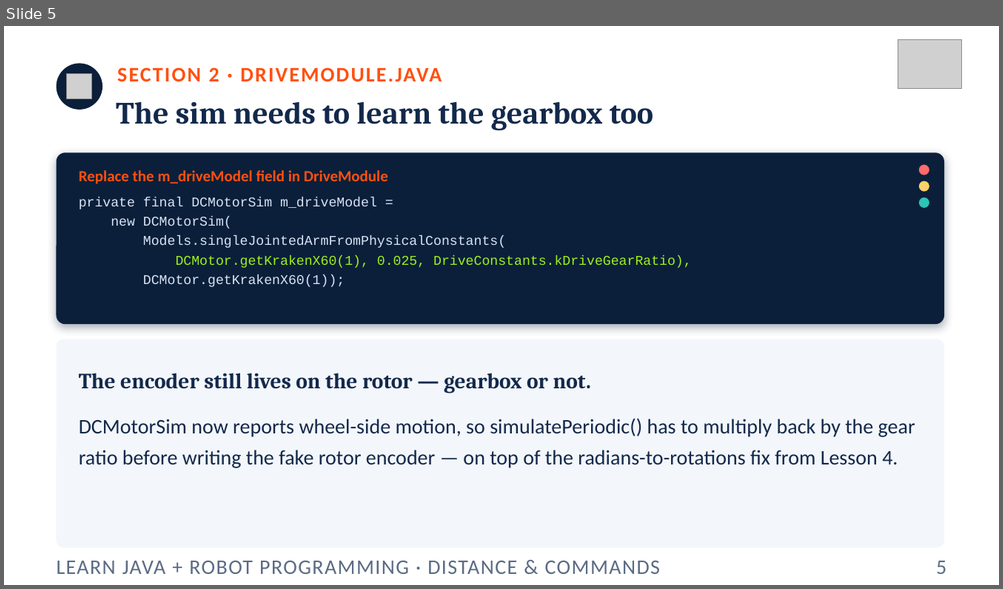
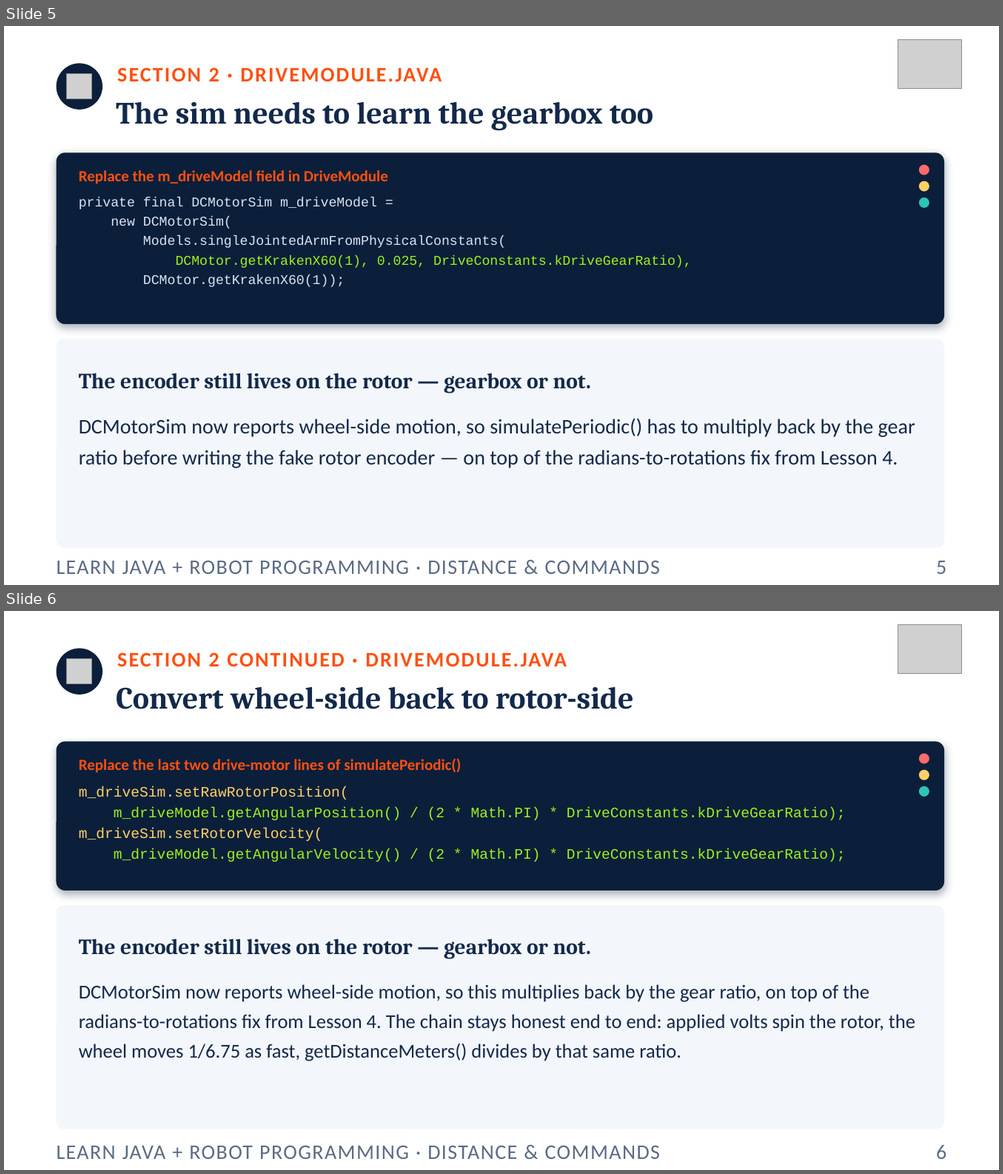
Before and after one commit to FRC5010/BasicRobotLessons, a slide deck: docs/presentations/v3/06-distance-and-commands.pptx. Shown one above the other, each under a label of ours: slide 5 before the commit, slides 5 and 6 after it. The pictures are 1003x589 and 1003x1174 pixels, drawn with LibreOffice and Linux fonts; fonts in the diff are those of the drawing; grey boxes stand for pictures. Boxes give left, top, right and bottom in pixels: in the first picture for what was removed or moved away, otherwise in the second. Text is boxed around its words. In the diff, an @@ line names an element or a change of style, - is before the commit and + after.

```diff
--- a/docs/presentations/v3/06-distance-and-commands.pptx
+++ b/docs/presentations/v3/06-distance-and-commands.pptx
@@ slide 6 added at (x1=4, y1=611, x2=999, y2=1170), background #FFFFFF @@
@@ picture added at (x1=898, y1=624, x2=962, y2=674) @@
@@ ellipse added at (x1=57, y1=648, x2=102, y2=695), fill #0B1F3A @@
@@ text added at (x1=117, y1=652, x2=566, y2=667), 20 pt, text #FF5010, bold @@
+SECTION 2 CONTINUED · DRIVEMODULE.JAVA
@@ picture added at (x1=67, y1=659, x2=92, y2=684) @@
@@ text added at (x1=116, y1=686, x2=634, y2=709), 30 pt, text #13294B, bold @@
+Convert wheel-side back to rotor-side
@@ rounded rectangle added at (x1=57, y1=741, x2=944, y2=891), fill #0B1F3A @@
@@ text added at (x1=79, y1=758, x2=461, y2=773), 15 pt, text #FF5010, bold @@
+Replace the last two drive-motor lines of simulatePeriodic()
@@ ellipse added at (x1=919, y1=754, x2=929, y2=764), fill #FF6B6B @@
@@ text added at (x1=79, y1=786, x2=845, y2=862), 14 pt, text #9EF01A @@
+m_driveSim.setRawRotorPosition(
+m_driveModel.getAngularPosition() / (2 * Math.PI) * DriveConstants.kDriveGearRatio);
+m_driveSim.setRotorVelocity(
+m_driveModel.getAngularVelocity() / (2 * Math.PI) * DriveConstants.kDriveGearRatio);
@@ ellipse added at (x1=919, y1=770, x2=929, y2=780), fill #FFD166 @@
@@ ellipse added at (x1=919, y1=786, x2=929, y2=797), fill #2EC4B6 @@
@@ rounded rectangle added at (x1=57, y1=906, x2=944, y2=1130), fill #F3F6FA @@
@@ text added at (x1=79, y1=939, x2=591, y2=960), 21 pt, text #13294B, bold @@
+The encoder still lives on the rotor — gearbox or not.
@@ text added at (x1=79, y1=985, x2=915, y2=1062), 19 pt, text #13294B @@
+DCMotorSim now reports wheel-side motion, so this multiplies back by the gear ratio, on top of the radians-to-rotations fix from Lesson 4. The chain stays honest end to end: applied volts spin the rotor, the wheel moves 1/6.75 as fast, getDistanceMeters() divides by that same ratio.
@@ text added at (x1=57, y1=1146, x2=660, y2=1159), 20 pt, text #5B6B84 @@
+LEARN JAVA + ROBOT PROGRAMMING · DISTANCE & COMMANDS
@@ text added at (x1=936, y1=1145, x2=946, y2=1159), 20 pt, text #5B6B84 @@
+6
```
Also in this commit, not shown: 8 slides changed, 2 other files.
